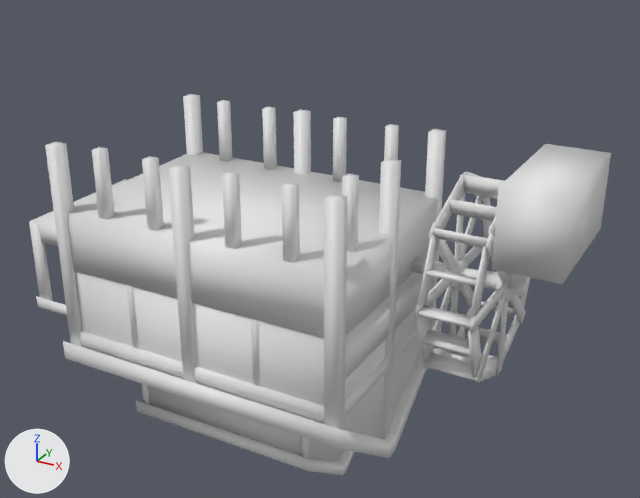
Before and after pictures for a commit that changed the FBX model Assets/Project/Models/structures/watermill/watermill_lvl1.fbx.
Both versions are drawn from a 50 mm camera at (5.8, -15.77, 8.4) aimed at (-3.3, 0.77, 0.13). Lighting does not change. The marker at lower left points along +X, +Y and +Z. Where no turn or scale is listed for an object, it has been applied to the vertices. Vertices at the same position are counted once.

Before the edit, the objects in view are built like this:
```python
me_untitled = bpy.data.meshes.new('Untitled')
me_untitled.from_pydata(...)  # 392 vertices, 302 faces; spans x -6.21..6.43, y -3.27..2.27, z -5.77..2.79
me_untitled_001 = bpy.data.meshes.new('Untitled.001')
me_untitled_001.from_pydata(...)  # 374 vertices, 312 faces; spans x -1.41..1.41, y -2.25..2.27, z -2.2..2.33
ob_watermill_lvl1_base = bpy.data.objects.new('watermill_lvl1_base', me_untitled)
ob_watermill_lvl1_base.location = (-3.91, 0.65, 0.36)
ob_watermill_lvl1_blades = bpy.data.objects.new('watermill_lvl1_blades', me_untitled_001)
ob_watermill_lvl1_blades.location = (0.0, 1.3, 0.0)
```
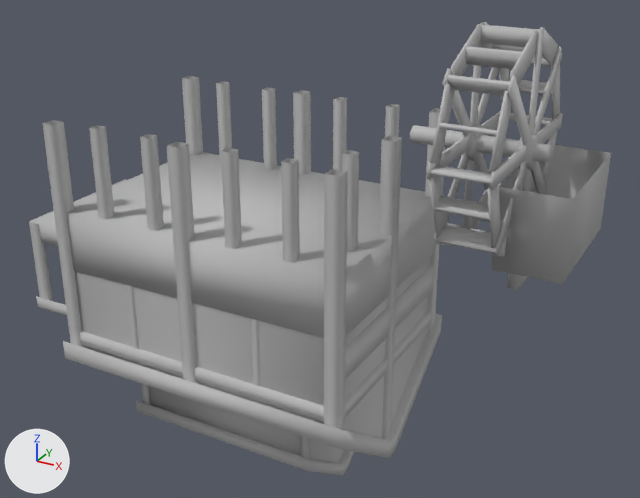
The newer file is also turned or shifted as a whole; pictures and numbers use the older file's frame.

What differs and where, as boxes (x1, y1, x2, y2) in the pictures (640 x 498 px):
'watermill_lvl1_base', reshaped
    before: (29, 94, 611, 475)
    after: (29, 76, 611, 475)
'polySurface30.001', added
    after: (410, 22, 563, 257)
'watermill_lvl1_blades', deleted
    before: (412, 172, 530, 383)
part 1 of me_untitled, cut back
    before: (31, 94, 611, 439)
    after: (43, 76, 445, 439)
part 2 of me_untitled, recoloured
    both: (29, 152, 611, 475)

Diff of the bpy script that builds the scene:
```diff
--- a/Assets/Project/Models/structures/watermill/watermill_lvl1.fbx.py
+++ b/Assets/Project/Models/structures/watermill/watermill_lvl1.fbx.py
@@ mat_lambert1 @@
+mat_lambert1 = principled_material('lambert1')
+mat_lambert1.base_color = (0.5, 0.5, 0.5)  # grey #bcbcbc
+mat_lambert1.roughness = 0.693
@@ me_untitled @@
 # used by ob_watermill_lvl1_base; location = (-3.91, 0.65, 0.36)
-me_untitled.from_pydata(...)  # 392 vertices, 302 faces; spans x -6.21..6.43, y -3.27..2.27, z -5.77..2.79
+me_untitled.from_pydata(...)  # 384 vertices, 201 faces; spans x -6.21..6.43, y -3.27..2.27, z -5.77..2.88
+# me_untitled part 1
+# 24 vertices are removed from x -4.22..2.49, y -2.8..1.84, z -2.45..-0.06
+# 107 faces are deleted
+# 64 vertices in x -4.38..2.78, y -3.1..2.15, z 2.4 move by (0.0, 0.0, 0.48)
+# 8 vertices are added at x -4.22..2.49, y -2.95..1.99, z -2.45..-2.13
+# 8 new vertices lie (0.0, 0.11, 0.0) away from vertices in x -2.53..0.88, y -3.02, z -2.15..-0.06
+# 8 new vertices lie (0.0, -0.12, 0.0) away from vertices in x -2.53..0.88, y 2.07, z -2.15..-0.06
+# 12 new faces join them
+# me_untitled part 2: 189 faces spanning x -6.21..6.43, y -3.27..2.27, z -5.77..2.88 switch from no material to mat_lambert1 (grey #bcbcbc)
@@ me_untitled_003 @@
+me_untitled_003.from_pydata(...)  # 373 vertices, 272 faces; spans x 0.0..2.83, y -2.25..2.27, z -2.2..2.33
+me_untitled_003.materials.append(mat_lambert1)  # grey #bcbcbc
@@ ob_watermill_lvl1_blades @@
-ob_watermill_lvl1_blades = bpy.data.objects.new('watermill_lvl1_blades', me_untitled_001)
-ob_watermill_lvl1_blades.location = (0.0, 1.3, 0.0)
@@ ob_polysurface30_001 @@
+ob_polysurface30_001 = bpy.data.objects.new('polySurface30.001', me_untitled_003)
+ob_polysurface30_001.location = (-1.05, 0.65, 3.24)
```
